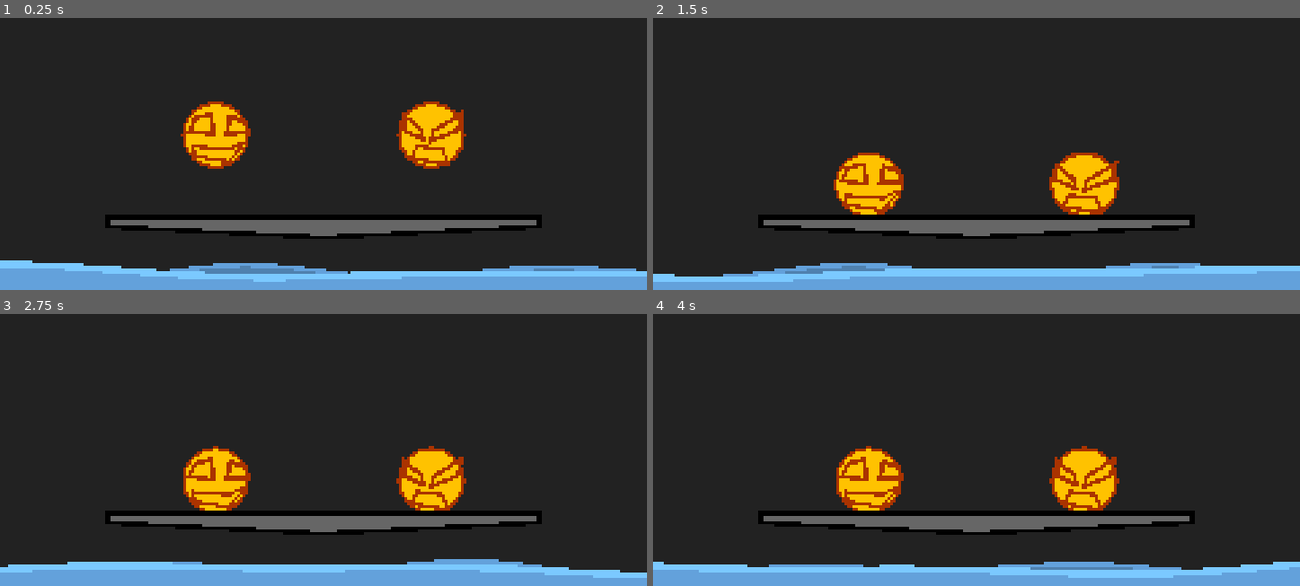
Above: before the commit, frames 1-4 (two rows, left to right).
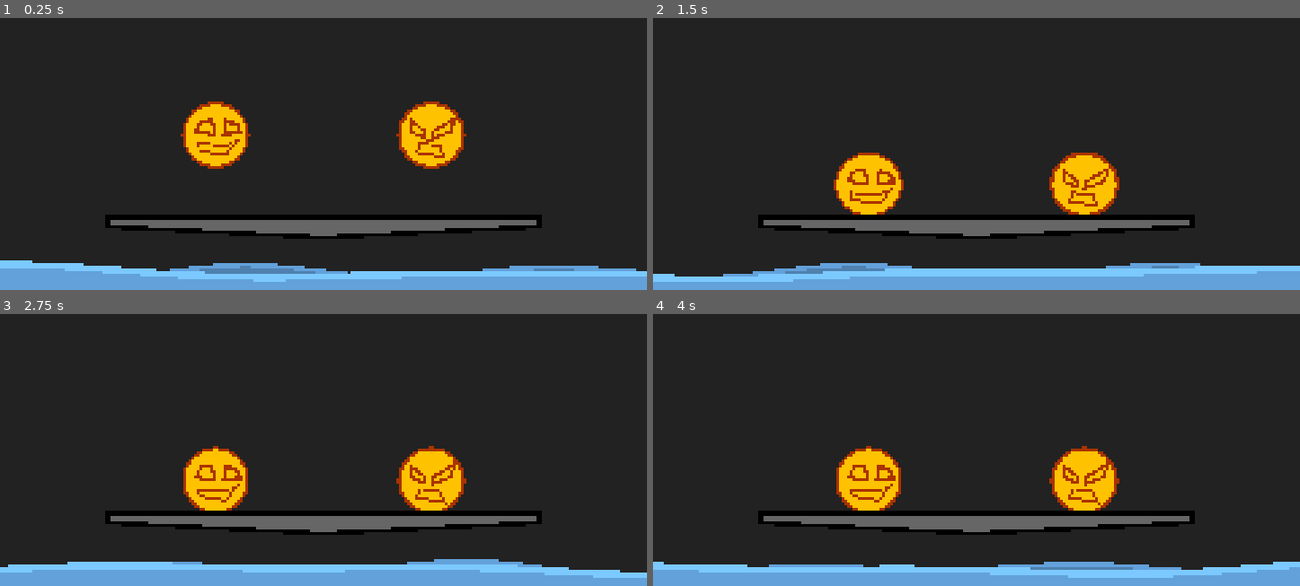
Above: after the commit, the same moments.

Repository: tm-nielsen/big-boy-balance-beam
Game: Godot game, scene res://scenes/root.tscn
The game is run twice, just before and just after one commit, with the same random seed, the same clock (stepped at 60 frames per second) and the same inputs.
Inputs:
- Up to frame 1 (0.25 s): no input
- Up to frame 2 (1.5 s): tap Enter at 0.5 s
- Up to frame 3 (2.75 s): no input
- Up to frame 4 (4 s): no input

The runs differ from the first frame. In frame 1, 1.1% of the frame differs, in the area x 28-72%, y 33-55%; in frame 2, 1.1%; in frame 3, 1.0%; in frame 4, 1.0%.

Commit message:
Fixed character scaling - added scale parameter to coloured path drawing function - scaled squishy path set drawer based on ratio between radius variable and body radius of loaded file

Diff:
--- a/scripts/drawing/path_drawing/character_drawer.gd
+++ b/scripts/drawing/path_drawing/character_drawer.gd
@@ -18,6 +18,8 @@
         stroke_width = path_set.stroke_width
         queue_redraw()
         path_set_drawer.paths = path_set.paths
+        path_set_drawer.radius = radius
+        path_set_drawer.draw_scale = radius / path_set.body_radius
 
 
 func set_radius(p_radius: float):
--- a/scripts/drawing/path_drawing/path_set_drawer.gd
+++ b/scripts/drawing/path_drawing/path_set_drawer.gd
@@ -2,6 +2,7 @@
 extends Node2D
 
 var paths: Array[ColouredPath] = []: set = _set_paths
+var draw_scale: float = 1.0
 
 
 func _set_paths(p_paths: Array[ColouredPath]):
--- a/scripts/drawing/path_drawing/squishy_path_set_drawer.gd
+++ b/scripts/drawing/path_drawing/squishy_path_set_drawer.gd
@@ -50,9 +50,10 @@
 func _draw_path(path: ColouredPath):
     var distorted_path = PackedVector2Array()
     for i in range(path.points.size()):
-        distorted_path.append(distort_point(path.points[i]))
+        var distorted_point = distort_point(path.points[i])
+        distorted_path.append(distorted_point)
 
-    path._draw_path(self, distorted_path)
+    path._draw_path(self, distorted_path, draw_scale)
 
 
 func distort_point(point: Vector2) -> Vector2:
--- a/scripts/vector_shapes/coloured_path.gd
+++ b/scripts/vector_shapes/coloured_path.gd
@@ -211,7 +211,13 @@
 func draw_path(draw_target: CanvasItem) -> void:
     _draw_path(draw_target, points)
 
-func _draw_path(p_draw_target: CanvasItem, p_points: PackedVector2Array) -> void:
+func _draw_path(p_draw_target: CanvasItem, p_points: PackedVector2Array, p_scale := 1.0) -> void:
+    if p_scale != 1.0:
+        var scaled_points = PackedVector2Array()
+        for i in p_points.size():
+            scaled_points.append(p_points[i] * p_scale)
+        p_points = scaled_points
+
     if p_points.size() > 2:
         p_draw_target.draw_colored_polygon(p_points, fill_colour)
 
@@ -219,4 +225,4 @@
         if closed:
             p_points.append(p_points[0])
 
-        p_draw_target.draw_polyline(p_points, stroke_colour, stroke_width)
+        p_draw_target.draw_polyline(p_points, stroke_colour, stroke_width * p_scale)
